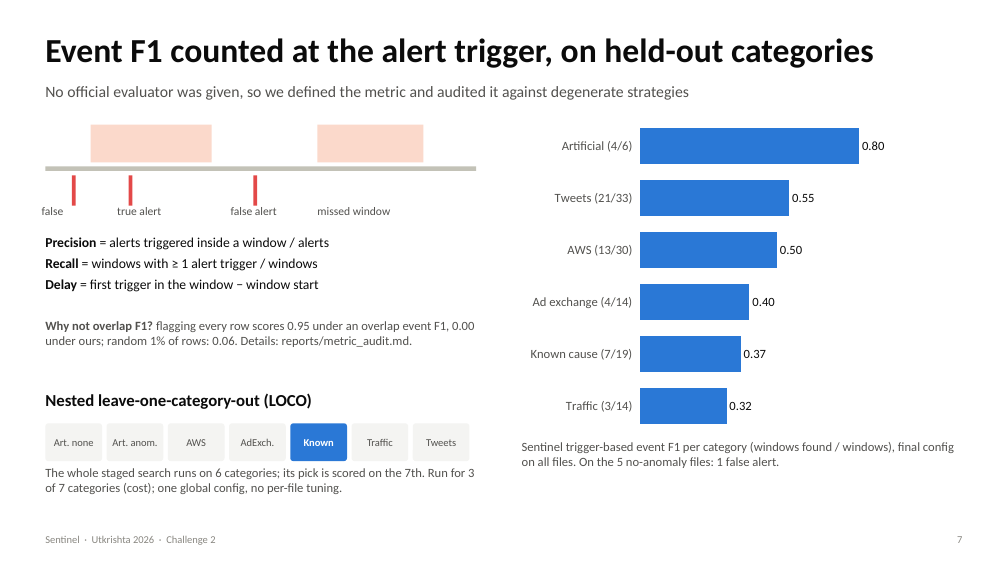
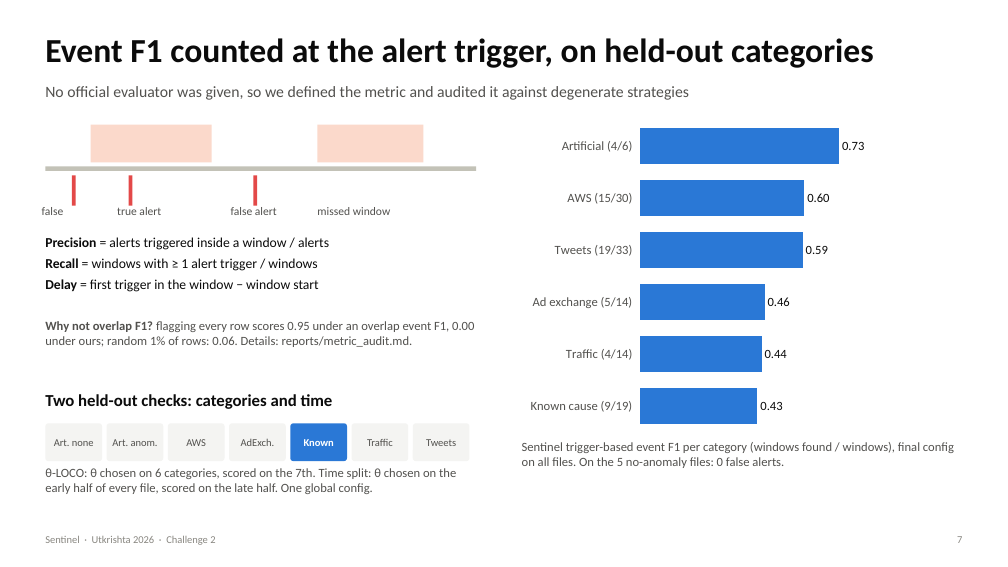
Before and after one commit to KumarranMahesh/sentinel, a slide deck: slide 7 of slides/Sentinel_Challenge2.pptx. Drawn at 1008x567 pixels with LibreOffice and Linux fonts; fonts in the diff are those of the drawing. Boxes give left, top, right and bottom in pixels: in the first picture for what was removed or moved away, otherwise in the second. Text is boxed around its words. In the diff, an @@ line names an element or a change of style, - is before the commit and + after.

```diff
--- a/slides/Sentinel_Challenge2.pptx
+++ b/slides/Sentinel_Challenge2.pptx
@@ bar chart at (x1=522, y1=113, x2=964, y2=439) @@
-categories: Artificial (4/6), Tweets (21/33), AWS (13/30), Ad exchange (4/14), Known cause (7/19), Traffic (3/14)
+categories: Artificial (4/6), AWS (15/30), Tweets (19/33), Ad exchange (5/14), Traffic (4/14), Known cause (9/19)
-Series 1: 0.8, 0.55, 0.5, 0.4, 0.37, 0.32
+Series 1: 0.73, 0.6, 0.59, 0.46, 0.44, 0.43
@@ text at (x1=45, y1=394, x2=333, y2=409): text changed @@
-Nested leave-one-category-out (LOCO)
+Two held-out checks: categories and time
@@ text at (x1=522, y1=442, x2=954, y2=468): text changed @@
-Sentinel trigger-based event F1 per category (windows found / windows), final config on all files. On the 5 no-anomaly files: 1 false alert.
+Sentinel trigger-based event F1 per category (windows found / windows), final config on all files. On the 5 no-anomaly files: 0 false alerts.
@@ text at (x1=45, y1=468, x2=456, y2=494): text changed @@
-The whole staged search runs on 6 categories; its pick is scored on the 7th. Run for 3 of 7 categories (cost); one global config, no per-file tuning.
+θ-LOCO: θ chosen on 6 categories, scored on the 7th. Time split: θ chosen on the early half of every file, scored on the late half. One global config.
```
Also in this commit, not shown: 5 other slides changed, 1 slide added, 1 slide removed, 26 other files.
